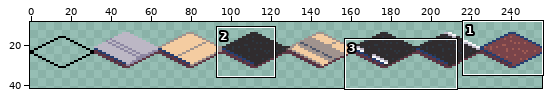
Sprite sheet: res/floors.png. Above: a wide view before the commit, with the close-up outlined.
Close-up. As it was:
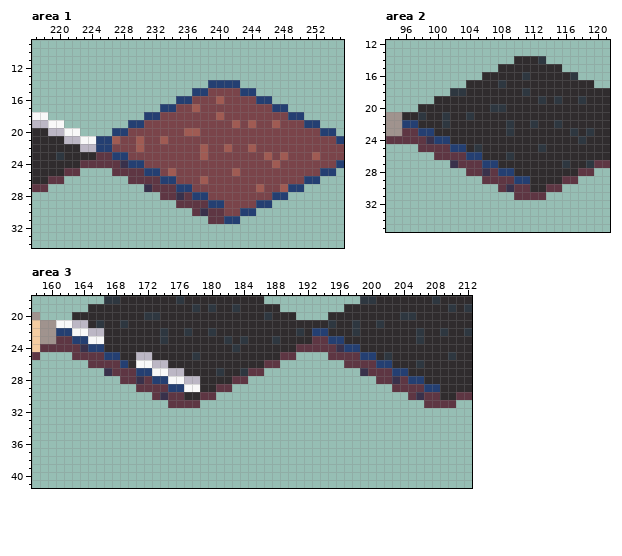
The file is 256x256 pixels. Shown: area 1: x 217..255, y 9..34; area 2: x 94..121, y 12..35; area 3: x 158..212, y 18..41. The wide view leaves out empty margins.
Now the later version:
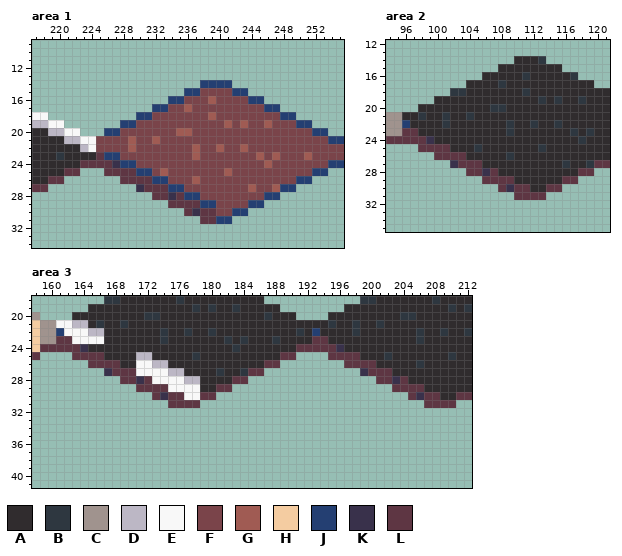
Palette (. is transparent): A #302c2e  B #2e3740  C #a0938e  D #bcb7c5  E #f8f8f8  F #7a444a  G #a05b53  H #f4cca1  J #243f72  K #39314b  L #5e3643
The edit:
Changed rows in their new state; - is an unchanged pixel.
Area 1:
first column x 224:
14 --------------J---.------------
15 ------------J-F---J-.----------
16 ----------J-F--GF---J-.--------
17 --------J-F-GF--------J-.------
18 ------J-F------GF-------J-.----
19 ----J-F----------GFGF-GF--J-.--
20 --J-F------G-F--------------J-.
21 -FFF-GF-GF--------------------J
22 EFF--GF------GF-GF-GF----------
23 --J-F--------GF------GFGF--GF--
24 ---KJ-F---------------GF------J
25 --L---J-FGF------GF---------J-.
26 ----L---J-F--GF-----------J-.--
27 ------KL--J-F-------GF-GJ-.----
28 --------L-KLJ-F-------J-.------
29 ----------L---J-F---J-.--------
30 ------------LKL-F-J-.----------
31 --------------L-J-.------------
Area 2:
first column x 97:
22 A--------------
23 -AA------------
24 ---AA----------
25 -----AA--------
26 -------AA------
27 ---------AA----
28 -----------AA--
29 -------------AA
Area 3:
first column x 162:
22 E-------------------------------A--------------
23 -EE------------------------------AA------------
24 ---AA------------------------------AA----------
25 -----AA------------------------------AA--------
26 -------A-------------------------------AA------
27 ---------EE------------------------------AA----
28 -----------EE------------------------------AA--
29 -------------EE------------------------------AA
30 ---------------EE------------------------------
